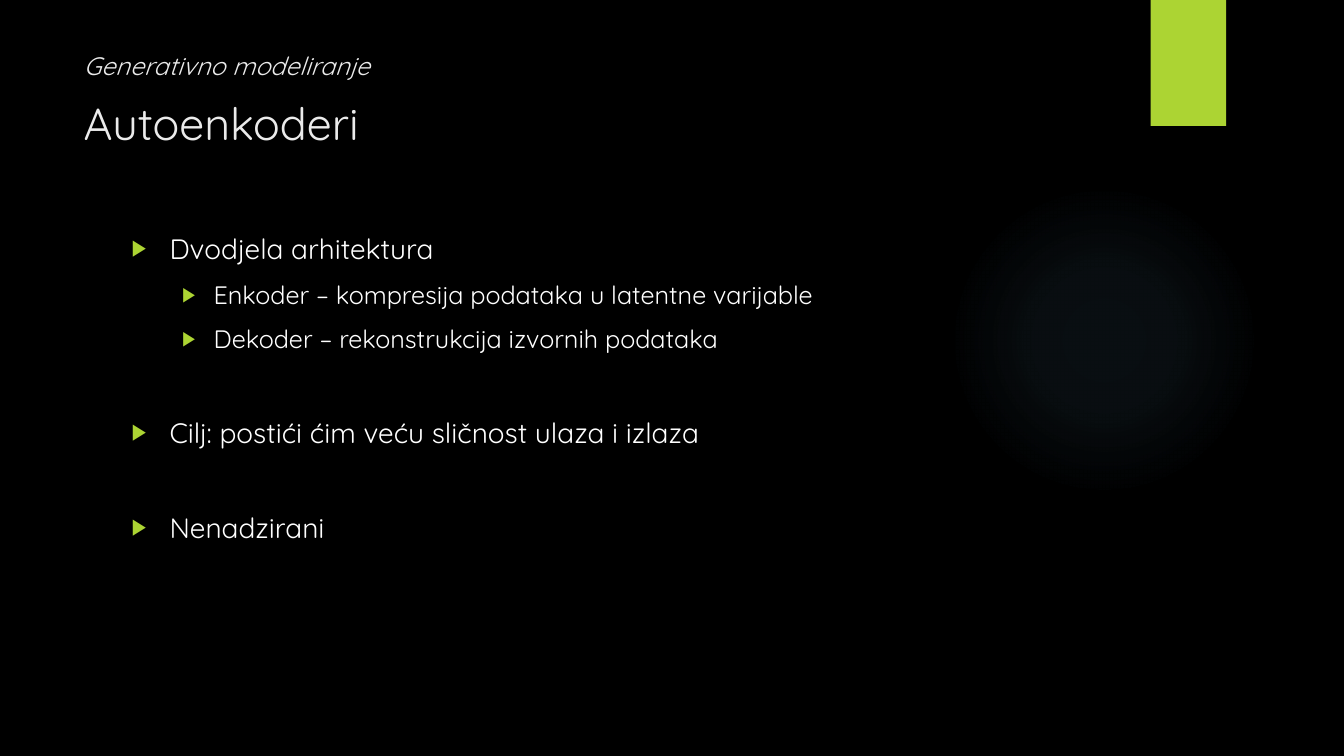
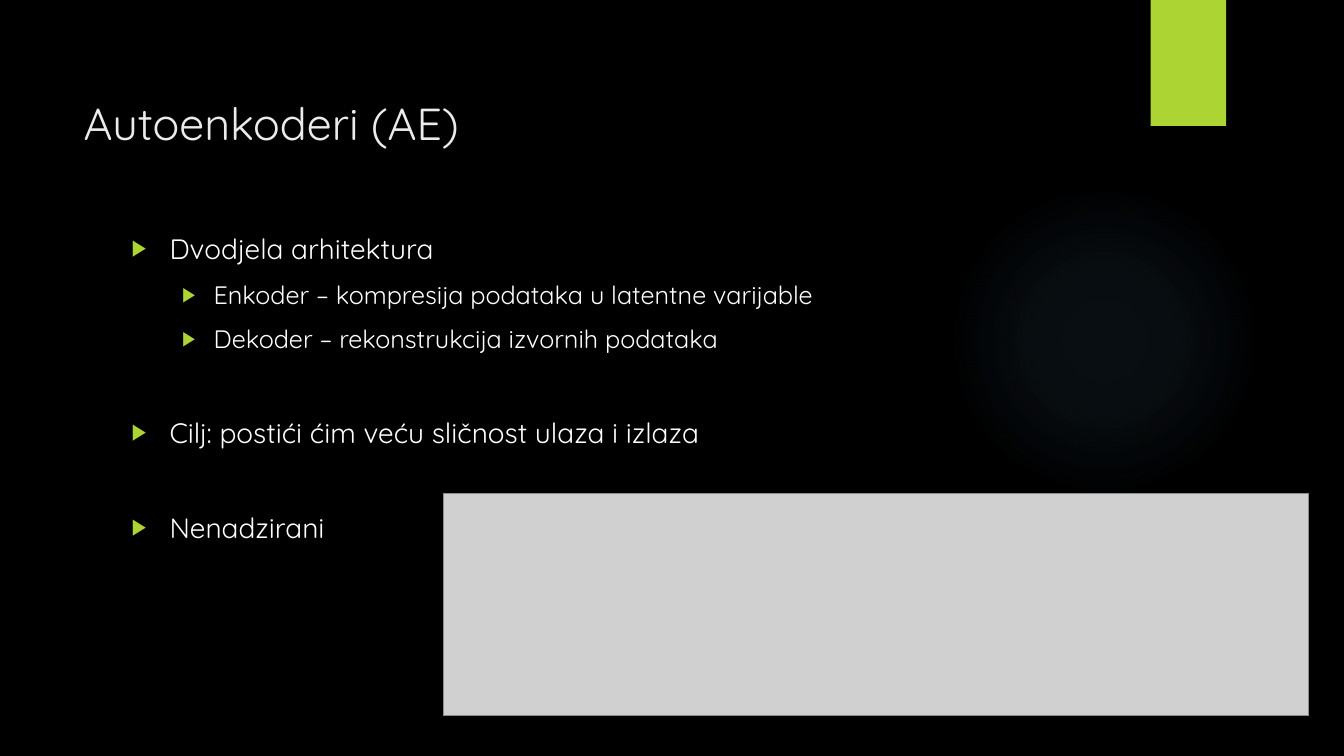
Before and after one commit to v-silverfin/fer-graduate-seminar, a slide deck: slide 6 of kvukic-seminar-presentation-2018.pptx. Drawn at 1344x756 pixels with LibreOffice and Linux fonts; fonts in the diff are those of the drawing; grey boxes stand for pictures; background and template pictures are left out. Boxes give left, top, right and bottom in pixels: in the first picture for what was removed or moved away, otherwise in the second. Text is boxed around its words. In the diff, an @@ line names an element or a change of style, - is before the commit and + after.

```diff
--- a/kvukic-seminar-presentation-2018.pptx
+++ b/kvukic-seminar-presentation-2018.pptx
@@ text removed at [84, 56, 370, 80] @@
-Generativno modeliranje
@@ title at [84, 107, 459, 149]: text changed @@
-Autoenkoderi
+Autoenkoderi (AE)
@@ picture added at [444, 493, 1310, 715] @@
```
Also in this commit, not shown: 14 other slides changed, 2 slides added, 4 slides removed, 4 other files.
